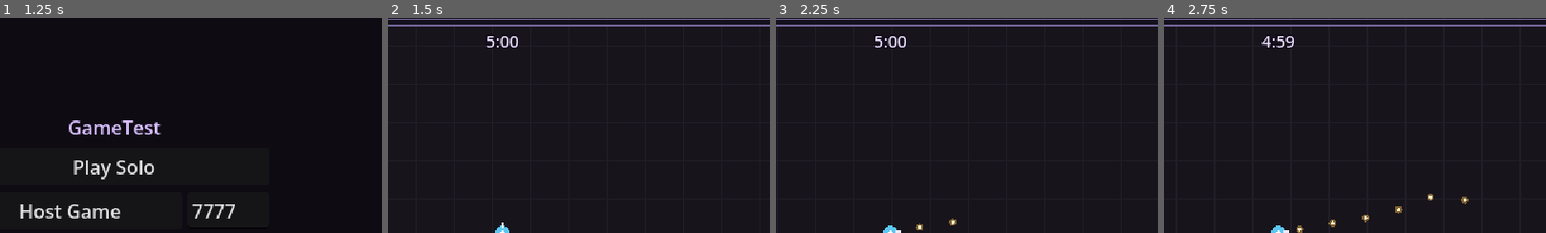
Above: before the commit, frames 1-4 (left to right).
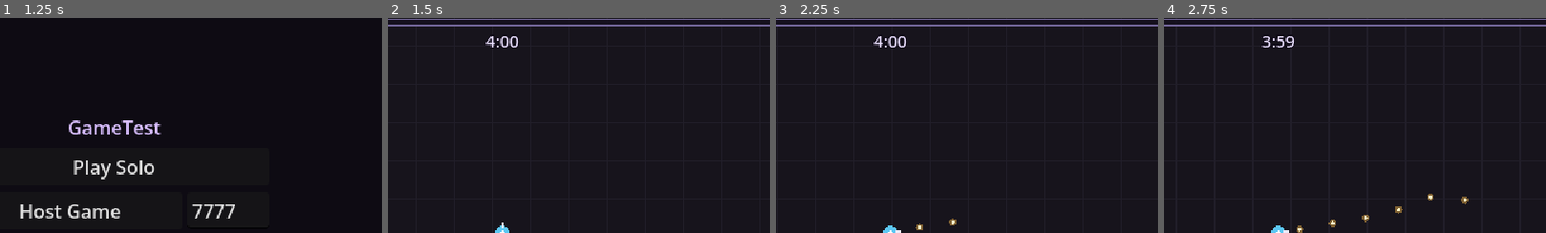
Above: after the commit, the same moments.

Repository: Tristan2828/GameTest
Game: Godot game, scene res://src/main/main.tscn
Two runs of this game, one before a commit and one after it. Both use one fixed random seed, a clock stepped at 60 frames per second and the inputs below.
Inputs (mouse positions are % of the whole screen's width and height, from its top left):
- Up to frame 1 (1.25 s): click (50, 55) at 0.52 s; type "12" at 0.6 s
- Up to frame 2 (1.5 s): click "Play Solo" at 1.25 s
- Up to frame 3 (2.25 s): tap Enter (ui_accept) at 2 s; move the mouse to (72, 45) at 2.02 s; press the mouse at (72, 45) at 2.03 s; hold D (move_right) from 2.03 s (still down)
- Up to frame 4 (2.75 s): keep holding D (move_right); tap Enter (ui_accept) at 2.27 s
The pictures show only the part of the screen within x 35-85%, y 0-50%; the shares and areas given below are measured in that part.

Frame 1 is identical in both runs. In frame 2, 0.1% of the frame differs, in the area x 25-28%, y 8-14%; in frame 3, 0.1%; in frame 4, 0.1%.

Commit message:
M3 step 2: the Bone Warden boss and waves-then-boss stage flow
- Stage = 4:00 of horde waves, then the boss arrives (horde drops to 40%,
  no pack surges); killing the boss clears the stage
- Bone Warden: 6000 HP, +75% per extra player; lives in the enemy pool so
  hits, contact damage and sync just work; horned sprite
- BossBrain: pure attack schedule. Phase 1 cycles rings, spiral, aimed fans
  (one per player); below 50% HP, phase 2 is faster with a double spiral
- HUD: "BOSS" in place of the timer, boss name and HP bar, intro banner
- Arena flow integration tests (spawn, boss kill, run over, level-up pause)
  and BossBrain tests; 101 tests

Co-Authored-By: Claude Opus 5.5 <noreply@anthropic.com>
Claude-Session: https://claude.ai/code/session_018FQUPVBgHcvQaDcZ2WmqYd

Diff:
--- a/src/arena/arena.gd
+++ b/src/arena/arena.gd
@@ -1,6 +1,7 @@
 class_name Arena
 extends Node2D
-## One stage of a run: players, the enemy horde, and bullets.
+## One stage of a run: players, the enemy horde, bullets, and the boss.
+## A stage is WAVE_DURATION of horde, then the boss arrives; killing it clears the stage.
 ##
 ## Every physics tick (while the run is being played) runs in a fixed order:
 ## players -> spawning -> enemies -> contact damage -> bullets -> hits -> gems -> phase check.
@@ -13,7 +14,12 @@
 
 const PLAYER_SCENE: PackedScene = preload("res://src/player/player.tscn")
 const BOUNDS: Rect2 = Rect2(0, 0, 1600, 1000)
-const STAGE_DURATION: float = 300.0
+## Horde waves last this long, then the boss arrives.
+const WAVE_DURATION: float = 240.0
+## Horde spawn rate while the boss is alive (and no pack surges).
+const BOSS_FIGHT_SPAWN_RATE: float = 0.4
+const BOSS_SPAWN_DISTANCE: float = 220.0
+const BOSS_BANNER_SECONDS: float = 3.0
 ## 60 physics ticks per second / 2 = 30 player snapshots per second.
 const PLAYER_SNAPSHOT_INTERVAL_TICKS: int = 2
 ## Enemies are smoothed on clients anyway, so 15 per second is plenty.
@@ -40,7 +46,15 @@
 
 var _phase: Phase = Phase.PLAYING
 var _elapsed: float = 0.0
-var _stage_duration: float = STAGE_DURATION
+var _wave_duration: float = WAVE_DURATION
+var _boss_brain: BossBrain = BossBrain.new()
+## Host: the boss has been spawned this stage.
+var _boss_spawned: bool = false
+## Host: the boss died this tick (the stage ends at the phase check).
+var _boss_defeated: bool = false
+## Everyone: we've seen the boss (for the intro banner and "BOSS" timer).
+var _boss_seen: bool = false
+var _boss_banner_left: float = 0.0
 ## Host: peers whose arena has loaded, so they can receive snapshots and shots.
 var _ready_peers: Dictionary[int, bool] = {}
 var _tick: int = 0
@@ -81,7 +95,7 @@
 	_level_up.bind_panel(_hud.level_up_panel)
 	_level_up.upgrade_announced.connect(_on_upgrade_announced)
 	if LaunchOptions.stage_seconds > 0.0:
-		_stage_duration = LaunchOptions.stage_seconds
+		_wave_duration = LaunchOptions.stage_seconds
 	if multiplayer.is_server():
 		_elapsed = LaunchOptions.start_at_seconds
 		Net.invite.changed.connect(_on_invite_changed)
@@ -107,6 +121,7 @@
 		if is_host:
 			_spawn_enemies(delta)
 			_enemies.tick_host(delta, _alive_player_positions())
+			_tick_boss(delta)
 			_apply_contact_damage()
 		else:
 			_enemies.rebuild_grid()
@@ -137,6 +152,7 @@
 
 func _process(delta: float) -> void:
 	_copied_feedback_left = maxf(_copied_feedback_left - delta, 0.0)
+	_boss_banner_left = maxf(_boss_banner_left - delta, 0.0)
 	_update_hud()
 
 
@@ -174,6 +190,9 @@
 		lines.append("[report]   kills by peer: %s" % [_kills_by_peer])
 		lines.append("[report]   invite: '%s'  %s" % [Net.invite.address, Net.invite.status])
 	lines.append("[report]   enemy bullets alive: %d" % _enemy_bullets.count())
+	var boss := _enemies.find_boss()
+	if boss != null:
+		lines.append("[report]   boss: %s hp %.0f%% phase %d" % [boss.type.display_name, boss.hp_ratio * 100.0, _boss_brain.phase])
 	lines.append("[report]   bullets alive: %d   physics time: %.2f ms/tick" % [_projectiles.count(), Performance.get_monitor(Performance.TIME_PHYSICS_PROCESS) * 1000.0])
 	return "\n".join(lines)
 
@@ -243,11 +262,12 @@
 	var alive_players := _alive_player_positions()
 	if alive_players.is_empty():
 		return
-	for type_id: int in _director.tick(delta, _elapsed, alive_players.size(), _enemies.active_count()):
+	var rate := BOSS_FIGHT_SPAWN_RATE if _boss_spawned else 1.0
+	for type_id: int in _director.tick(delta, _elapsed, alive_players.size(), _enemies.active_count(), rate):
 		var point := _offscreen_spawn_point(alive_players)
 		if point.is_finite():
 			_enemies.spawn(type_id, point)
-	if _director.pack_due(_elapsed, _enemies.active_count()):
+	if not _boss_spawned and _director.pack_due(_elapsed, _enemies.active_count()):
 		var center := _offscreen_spawn_point(alive_players)
 		if center.is_finite():
 			for i: int in SpawnDirector.PACK_SIZE:
@@ -288,8 +308,10 @@
 	var players := _player_nodes()
 	if not players.is_empty() and _alive_player_positions().is_empty():
 		_end_stage(Phase.RUN_OVER)
-	elif _elapsed >= _stage_duration:
+	elif _boss_defeated:
 		_end_stage(Phase.STAGE_CLEAR)
+	elif _elapsed >= _wave_duration and not _boss_spawned:
+		_spawn_boss()
 
 
 func _end_stage(phase: Phase) -> void:
@@ -302,8 +324,44 @@
 	print("Stage ended: %s at %.1fs" % [Phase.keys()[phase], _elapsed])
 
 
+func _spawn_boss() -> void:
+	_boss_spawned = true
+	var alive := _alive_player_positions()
+	var center := Vector2.ZERO
+	for point: Vector2 in alive:
+		center += point / alive.size()
+	var inner := BOUNDS.grow(-40.0)
+	var at := (center + Vector2.from_angle(_rng.randf() * TAU) * BOSS_SPAWN_DISTANCE).clamp(inner.position, inner.end)
+	var boss_type := EnemyTypes.get_type(EnemyTypes.Id.BONE_WARDEN)
+	var players := maxi(_player_nodes().size(), 1)
+	var hit_points := roundi(boss_type.max_hp * (1.0 + boss_type.hp_per_extra_player * (players - 1)))
+	_enemies.spawn(EnemyTypes.Id.BONE_WARDEN, at, hit_points)
+	print("Boss spawned with %d HP at %.1fs" % [hit_points, _elapsed])
+
+
+## Host: run the boss's attack schedule.
+func _tick_boss(delta: float) -> void:
+	var boss := _enemies.find_boss()
+	if boss == null:
+		return
+	match _boss_brain.tick(delta, boss.hp_ratio):
+		BossBrain.Attack.RING:
+			_fire_enemy_pattern(ShotPatterns.Id.RING_24, boss.position, 0.0)
+		BossBrain.Attack.SPIRAL:
+			_fire_enemy_pattern(ShotPatterns.Id.SPIRAL, boss.position, 0.0)
+		BossBrain.Attack.DOUBLE_SPIRAL:
+			_fire_enemy_pattern(ShotPatterns.Id.DOUBLE_SPIRAL, boss.position, 0.0)
+		BossBrain.Attack.FANS:
+			for target: Vector2 in _alive_player_positions():
+				_fire_enemy_pattern(ShotPatterns.Id.AIMED_FAN_7, boss.position, (target - boss.position).angle())
+
+
 func _on_enemy_killed(enemy: Enemy, killer_peer_id: int) -> void:
 	_kills_by_peer[killer_peer_id] = _kills_by_peer.get(killer_peer_id, 0) + 1
+	if enemy.type.is_boss:
+		# Don't end the stage mid-hit-check; the phase check does it this tick.
+		_boss_defeated = true
+		return
 	if not _gems.spawn_host(enemy.position, enemy.type.xp_value):
 		# Too many gems on the ground: grant the XP directly instead.
 		_on_gem_collected(enemy.type.xp_value, killer_peer_id)
@@ -413,7 +471,15 @@
 	var local := _local_player()
 	if local != null:
 		_hud.set_hearts(local.health.hearts, local.health.max_hearts)
-	_hud.set_time_left(_stage_duration - _elapsed)
+	var boss := _enemies.find_boss()
+	if boss != null and not _boss_seen:
+		_boss_seen = true
+		_boss_banner_left = BOSS_BANNER_SECONDS
+	if _boss_seen:
+		_hud.set_timer_text("BOSS")
+	else:
+		_hud.set_time_left(_wave_duration - _elapsed)
+	_hud.set_boss(boss.type.display_name if boss != null else "", boss.hp_ratio if boss != null else 0.0)
 	_hud.set_progress(_team.level, _team.progress_ratio())
 
 	var status := "Solo"
@@ -442,7 +508,9 @@
 		Phase.RUN_OVER:
 			_hud.show_banner("Run over", restart_hint)
 		_:
-			if local != null and local.is_downed():
+			if _boss_banner_left > 0.0 and boss != null:
+				_hud.show_banner("%s rises!" % boss.type.display_name, "Destroy it to clear the stage.")
+			elif local != null and local.is_downed():
 				_hud.show_banner("You're down", "Your friends fight on. (Ghosts come in a later milestone.)")
 			else:
 				_hud.hide_banner()
--- a/src/arena/spawn_director.gd
+++ b/src/arena/spawn_director.gd
@@ -38,9 +38,10 @@
 
 
 ## Enemy type ids to spawn individually this tick.
-func tick(delta: float, elapsed: float, player_count: int, alive: int) -> Array[int]:
+## `rate_multiplier` scales the spawn rate (e.g. lower during the boss fight).
+func tick(delta: float, elapsed: float, player_count: int, alive: int, rate_multiplier: float = 1.0) -> Array[int]:
 	var result: Array[int] = []
-	_budget += spawns_per_second(elapsed, player_count) * delta
+	_budget += spawns_per_second(elapsed, player_count) * rate_multiplier * delta
 	while _budget >= 1.0:
 		_budget -= 1.0
 		if alive + result.size() < MAX_ALIVE:
--- /dev/null
+++ b/src/enemies/boss_brain.gd
@@ -0,0 +1,45 @@
+class_name BossBrain
+extends RefCounted
+## Attack schedule for the Bone Warden (host only). Pure logic: tick() says which
+## attack to perform; the arena turns attacks into bullet patterns.
+##
+## Phase 1 cycles: 3 ring bursts, a spiral, 3 aimed fans (one per player each).
+## Below 50% HP it switches to phase 2: faster, with a double spiral.
+
+enum Attack { NONE, RING, SPIRAL, DOUBLE_SPIRAL, FANS }
+
+const INTRO_DELAY: float = 2.5
+const PHASE_TWO_HP_RATIO: float = 0.5
+
+## Each step: [attack, seconds to wait after it].
+const PHASE_ONE: Array[Array] = [
+	[Attack.RING, 0.7], [Attack.RING, 0.7], [Attack.RING, 1.8],
+	[Attack.SPIRAL, 3.2],
+	[Attack.FANS, 0.9], [Attack.FANS, 0.9], [Attack.FANS, 2.2],
+]
+const PHASE_TWO: Array[Array] = [
+	[Attack.RING, 0.5], [Attack.RING, 0.5], [Attack.RING, 0.5], [Attack.RING, 1.4],
+	[Attack.DOUBLE_SPIRAL, 3.0],
+	[Attack.FANS, 0.6], [Attack.FANS, 0.6], [Attack.FANS, 0.6], [Attack.FANS, 1.6],
+]
+
+var phase: int = 1
+
+var _wait: float = INTRO_DELAY
+var _step: int = 0
+
+
+## Returns the attack to perform this tick (usually NONE).
+func tick(delta: float, hp_ratio: float) -> Attack:
+	if phase == 1 and hp_ratio <= PHASE_TWO_HP_RATIO:
+		phase = 2
+		_step = 0
+		_wait = minf(_wait, 1.0)
+	_wait -= delta
+	if _wait > 0.0:
+		return Attack.NONE
+	var steps := PHASE_ONE if phase == 1 else PHASE_TWO
+	var step: Array = steps[_step % steps.size()]
+	_step += 1
+	_wait += step[1]
+	return step[0]
--- a/src/enemies/enemy.gd
+++ b/src/enemies/enemy.gd
@@ -9,12 +9,15 @@
 const HP_BACK_COLOR: Color = Color(0.15, 0.05, 0.08)
 const HP_FILL_COLOR: Color = Color(0.85, 0.2, 0.28)
 const EYE_COLOR: Color = Color(1.0, 0.85, 0.4)
+const BOSS_HORN_COLOR: Color = Color(0.35, 0.3, 0.28)
+const BOSS_MOUTH_COLOR: Color = Color(0.2, 0.08, 0.1)
 
 var pool_index: int = -1
 var type_id: int = 0
 var type: EnemyType = EnemyTypes.get_type(0)
 var active: bool = false
 var hp: int = 1
+var max_hp: int = 1
 ## Clients only know HP as a fraction (0..1), for HP bars.
 var hp_ratio: float = 1.0
 var wobble_phase: float = 0.0
@@ -33,12 +36,14 @@
 	visible = active
 
 
-func activate(enemy_type_id: int, at: Vector2) -> void:
+## `hit_points` > 0 overrides the type's max HP (bosses scale with players).
+func activate(enemy_type_id: int, at: Vector2, hit_points: int = 0) -> void:
 	type_id = enemy_type_id
 	type = EnemyTypes.get_type(enemy_type_id)
 	active = true
 	visible = true
-	hp = type.max_hp
+	max_hp = hit_points if hit_points > 0 else type.max_hp
+	hp = max_hp
 	hp_ratio = 1.0
 	position = at
 	target_position = at
@@ -60,7 +65,7 @@
 	if not active or hp <= 0:
 		return false
 	hp = maxi(hp - amount, 0)
-	hp_ratio = float(hp) / float(type.max_hp)
+	hp_ratio = float(hp) / float(max_hp)
 	hit_since_snapshot = true
 	flash()
 	return hp == 0
@@ -83,11 +88,23 @@
 
 func _draw() -> void:
 	var body := Color.WHITE if _flash_left > 0.0 else type.color
+	if type.is_boss:
+		_draw_boss_crown()
 	draw_circle(Vector2.ZERO, type.radius, body)
 	draw_circle(Vector2(-type.radius * 0.35, -type.radius * 0.2), maxf(type.radius * 0.18, 1.0), EYE_COLOR)
 	draw_circle(Vector2(type.radius * 0.35, -type.radius * 0.2), maxf(type.radius * 0.18, 1.0), EYE_COLOR)
+	if type.is_boss:
+		draw_rect(Rect2(-type.radius * 0.4, type.radius * 0.25, type.radius * 0.8, 3.0), BOSS_MOUTH_COLOR)
 	if type.show_hp_bar and hp_ratio < 1.0:
 		var bar := Rect2(-type.radius, -type.radius - 5.0, type.radius * 2.0, 2.0)
 		draw_rect(bar, HP_BACK_COLOR)
 		bar.size.x *= hp_ratio
 		draw_rect(bar, HP_FILL_COLOR)
+
+
+func _draw_boss_crown() -> void:
+	var r := type.radius
+	for side: float in [-1.0, 1.0]:
+		draw_colored_polygon(PackedVector2Array([
+			Vector2(side * r * 0.45, -r * 0.7), Vector2(side * r * 1.15, -r * 1.45), Vector2(side * r * 0.85, -r * 0.35)]),
+			BOSS_HORN_COLOR)
--- a/src/enemies/enemy_manager.gd
+++ b/src/enemies/enemy_manager.gd
@@ -13,7 +13,7 @@
 const POOL_SIZE: int = 300
 const GRID_CELL_SIZE: float = 24.0
 ## Larger than any enemy radius; used to find touching neighbours.
-const MAX_ENEMY_RADIUS: float = 12.0
+const MAX_ENEMY_RADIUS: float = 24.0
 ## How hard overlapping enemies push each other apart.
 const SEPARATION_STRENGTH: float = 40.0
 ## Each enemy in a snapshot: u16 index, u8 type, u8 flags, s16 x, s16 y, u8 hp.
@@ -42,12 +42,20 @@
 
 
 ## Host: returns the spawned enemy, or null if the pool is full.
-func spawn(type_id: int, at: Vector2) -> Enemy:
+func spawn(type_id: int, at: Vector2, hit_points: int = 0) -> Enemy:
 	if _free_indices.is_empty():
 		return null
 	var enemy := _pool[_free_indices.pop_back()]
-	enemy.activate(type_id, at)
+	enemy.activate(type_id, at, hit_points)
 	return enemy
+
+
+## The active boss, or null.
+func find_boss() -> Enemy:
+	for enemy: Enemy in _pool:
+		if enemy.active and enemy.type.is_boss:
+			return enemy
+	return null
 
 
 func active_count() -> int:
--- a/src/enemies/enemy_type.gd
+++ b/src/enemies/enemy_type.gd
@@ -18,6 +18,11 @@
 ## Show an HP bar once damaged (for tanky enemies).
 @export var show_hp_bar: bool = false
 
+## Bosses get the big HUD health bar and end the stage when they die.
+@export var is_boss: bool = false
+## Extra max HP per player beyond the first (0.75 = +75%). Regular enemies use 0.
+@export var hp_per_extra_player: float = 0.0
+
 @export_group("Ranged")
 ## Bullet pattern this enemy fires (ShotPatterns.Id), or -1 for melee only.
 @export var shot_pattern: int = -1
--- a/src/enemies/enemy_types.gd
+++ b/src/enemies/enemy_types.gd
@@ -3,13 +3,14 @@
 ## Registry of every enemy type. The index in ALL is the type id used in network
 ## messages, so only ever add new types at the end.
 
-enum Id { SHAMBLER, BAT, GHOUL, CULTIST }
+enum Id { SHAMBLER, BAT, GHOUL, CULTIST, BONE_WARDEN }
 
 const ALL: Array[EnemyType] = [
 	preload("res://src/enemies/types/shambler.tres"),
 	preload("res://src/enemies/types/bat.tres"),
 	preload("res://src/enemies/types/ghoul.tres"),
 	preload("res://src/enemies/types/cultist.tres"),
+	preload("res://src/enemies/types/bone_warden.tres"),
 ]
 
 
--- /dev/null
+++ b/src/enemies/types/bone_warden.tres
@@ -0,0 +1,19 @@
+[gd_resource type="Resource" script_class="EnemyType" format=3]
+
+[ext_resource type="Script" path="res://src/enemies/enemy_type.gd" id="1_type"]
+
+[resource]
+script = ExtResource("1_type")
+display_name = "The Bone Warden"
+max_hp = 6000
+move_speed = 22.0
+radius = 22.0
+contact_damage = 1
+xp_value = 50
+color = Color(0.82, 0.78, 0.66, 1)
+wobble = 0.0
+show_hp_bar = false
+is_boss = true
+hp_per_extra_player = 0.75
+shot_pattern = -1
+preferred_distance = 110.0
--- a/src/ui/hud.gd
+++ b/src/ui/hud.gd
@@ -5,6 +5,9 @@
 @onready var _hearts: HeartsDisplay = %Hearts
 @onready var _xp_bar: XpBar = %XpBar
 @onready var _level_label: Label = %LevelLabel
+@onready var _boss_box: Control = %BossBox
+@onready var _boss_name: Label = %BossName
+@onready var _boss_bar: XpBar = %BossBar
 @onready var _timer_label: Label = %TimerLabel
 @onready var _status_label: Label = %StatusLabel
 @onready var _info_label: Label = %InfoLabel
@@ -28,6 +31,18 @@
 	_timer_label.text = "%d:%02d" % [whole / 60, whole % 60]
 
 
+## Big text instead of the countdown (e.g. "BOSS").
+func set_timer_text(text: String) -> void:
+	_timer_label.text = text
+
+
+## Boss health bar under the timer. Pass an empty name to hide it.
+func set_boss(boss_name: String, hp_ratio: float) -> void:
+	_boss_box.visible = not boss_name.is_empty()
+	_boss_name.text = boss_name
+	_boss_bar.set_ratio(hp_ratio)
+
+
 ## Top-right: role, ping, player count.
 func set_status(text: String) -> void:
 	_status_label.text = text
--- a/src/ui/hud.tscn
+++ b/src/ui/hud.tscn
@@ -57,6 +57,35 @@
 theme_override_constants/outline_size = 4
 theme_override_font_sizes/font_size = 14
 horizontal_alignment = 1
+
+[node name="BossBox" type="VBoxContainer" parent="."]
+unique_name_in_owner = true
+visible = false
+anchors_preset = 5
+anchor_left = 0.5
+anchor_right = 0.5
+offset_left = -150.0
+offset_top = 32.0
+offset_right = 150.0
+offset_bottom = 58.0
+grow_horizontal = 2
+theme_override_constants/separation = 1
+
+[node name="BossName" type="Label" parent="BossBox"]
+unique_name_in_owner = true
+layout_mode = 2
+theme_override_colors/font_color = Color(0.95, 0.85, 0.7, 1)
+theme_override_colors/font_outline_color = Color(0.05, 0.03, 0.08, 1)
+theme_override_constants/outline_size = 4
+theme_override_font_sizes/font_size = 10
+horizontal_alignment = 1
+
+[node name="BossBar" type="Control" parent="BossBox"]
+unique_name_in_owner = true
+custom_minimum_size = Vector2(300, 6)
+layout_mode = 2
+script = ExtResource("3_xp")
+fill_color = Color(0.85, 0.2, 0.28, 1)
 
 [node name="StatusLabel" type="Label" parent="."]
 unique_name_in_owner = true
--- a/src/ui/xp_bar.gd
+++ b/src/ui/xp_bar.gd
@@ -2,9 +2,10 @@
 extends Control
 ## Thin team XP bar across the top of the screen.
 
-const BACK_COLOR: Color = Color(0.08, 0.06, 0.12, 0.85)
-const FILL_COLOR: Color = Color(0.35, 0.75, 1.0)
-const EDGE_COLOR: Color = Color(0.45, 0.4, 0.6)
+## Also used for the boss health bar (with a different fill color).
+@export var fill_color: Color = Color(0.35, 0.75, 1.0)
+@export var back_color: Color = Color(0.08, 0.06, 0.12, 0.85)
+@export var edge_color: Color = Color(0.45, 0.4, 0.6)
 
 var ratio: float = 0.0
 
@@ -19,6 +20,6 @@
 
 func _draw() -> void:
 	var area := Rect2(Vector2.ZERO, size)
-	draw_rect(area, BACK_COLOR)
-	draw_rect(Rect2(Vector2.ZERO, Vector2(size.x * ratio, size.y)), FILL_COLOR)
-	draw_rect(area, EDGE_COLOR, false, 1.0)
+	draw_rect(area, back_color)
+	draw_rect(Rect2(Vector2.ZERO, Vector2(size.x * ratio, size.y)), fill_color)
+	draw_rect(area, edge_color, false, 1.0)
--- /dev/null
+++ b/tests/unit/test_arena_flow.gd
@@ -0,0 +1,68 @@
+extends GutTest
+## Runs a real arena in solo mode (the test runner's default offline peer acts
+## as the host) to check the stage flow end to end.
+
+const ARENA_SCENE: PackedScene = preload("res://src/arena/arena.tscn")
+
+var _arena: Arena
+
+
+func before_each() -> void:
+	Net.start_solo()
+	_arena = ARENA_SCENE.instantiate()
+	add_child_autofree(_arena)
+	await wait_process_frames(2)
+
+
+func _local_player() -> Player:
+	return _arena._player_by_id(1)
+
+
+func test_solo_arena_spawns_the_local_player() -> void:
+	assert_not_null(_local_player())
+	assert_eq(_arena._phase, Arena.Phase.PLAYING)
+
+
+func test_boss_arrives_after_the_waves() -> void:
+	_arena._elapsed = _arena._wave_duration
+	_arena._update_phase()
+	var boss := _arena._enemies.find_boss()
+	assert_not_null(boss)
+	assert_eq(boss.max_hp, EnemyTypes.get_type(EnemyTypes.Id.BONE_WARDEN).max_hp, "solo: no HP scaling")
+
+
+func test_killing_the_boss_clears_the_stage() -> void:
+	_arena._spawn_boss()
+	var boss := _arena._enemies.find_boss()
+	_arena._enemies.damage(boss, boss.hp, 1)
+	_arena._update_phase()
+	assert_eq(_arena._phase, Arena.Phase.STAGE_CLEAR)
+	assert_eq(_arena._enemies.active_count(), 0)
+
+
+func test_boss_attacks_fire_enemy_bullets() -> void:
+	_arena._spawn_boss()
+	for i: int in 60 * 4:
+		_arena._tick_boss(1.0 / 60.0)
+	_arena._enemy_bullets.step(0.0)
+	assert_gt(_arena._enemy_bullets.count(), 0)
+
+
+func test_everyone_down_ends_the_run() -> void:
+	_local_player().health.take_hit(99, 1.0)
+	_arena._update_phase()
+	assert_eq(_arena._phase, Arena.Phase.RUN_OVER)
+
+
+func test_level_up_pauses_until_pick_then_applies_upgrade() -> void:
+	_arena._on_gem_collected(TeamProgress.xp_to_next(1), 1)
+	await wait_physics_frames(2)
+	assert_eq(_arena._phase, Arena.Phase.LEVEL_UP)
+	var clock := _arena._elapsed
+	await wait_physics_frames(10)
+	assert_eq(_arena._elapsed, clock, "the stage clock is frozen during the pause")
+	var choice: int = _arena._level_up._my_choices[0]
+	_arena._level_up._pick_locally(choice)
+	await wait_physics_frames(2)
+	assert_eq(_arena._phase, Arena.Phase.PLAYING)
+	assert_eq(_local_player().upgrade_ids, [choice])
--- /dev/null
+++ b/tests/unit/test_boss_brain.gd
@@ -0,0 +1,36 @@
+extends GutTest
+
+const DELTA: float = 1.0 / 60.0
+
+
+func _attacks_over(brain: BossBrain, seconds: float, hp_ratio: float) -> Array[int]:
+	var attacks: Array[int] = []
+	for i: int in roundi(seconds / DELTA):
+		var attack := brain.tick(DELTA, hp_ratio)
+		if attack != BossBrain.Attack.NONE:
+			attacks.append(attack)
+	return attacks
+
+
+func test_waits_for_the_intro_before_attacking() -> void:
+	var brain := BossBrain.new()
+	assert_eq(_attacks_over(brain, BossBrain.INTRO_DELAY - 0.1, 1.0).size(), 0)
+
+
+func test_phase_one_cycles_rings_spiral_and_fans() -> void:
+	var attacks := _attacks_over(BossBrain.new(), 20.0, 1.0)
+	assert_has(attacks, BossBrain.Attack.RING)
+	assert_has(attacks, BossBrain.Attack.SPIRAL)
+	assert_has(attacks, BossBrain.Attack.FANS)
+	assert_does_not_have(attacks, BossBrain.Attack.DOUBLE_SPIRAL)
+
+
+func test_half_health_switches_to_faster_phase_two() -> void:
+	var brain := BossBrain.new()
+	_attacks_over(brain, 5.0, 1.0)
+	var attacks := _attacks_over(brain, 20.0, 0.4)
+	assert_eq(brain.phase, 2)
+	assert_has(attacks, BossBrain.Attack.DOUBLE_SPIRAL)
+	assert_does_not_have(attacks, BossBrain.Attack.SPIRAL)
+	var phase_one_rate := _attacks_over(BossBrain.new(), 20.0, 1.0).size()
+	assert_gt(attacks.size(), phase_one_rate, "phase 2 attacks more often")
Not shown, added: src/enemies/boss_brain.gd.uid
Not shown, added: tests/unit/test_arena_flow.gd.uid
Not shown, added: tests/unit/test_boss_brain.gd.uid
Not shown, changed: CLAUDE.md
